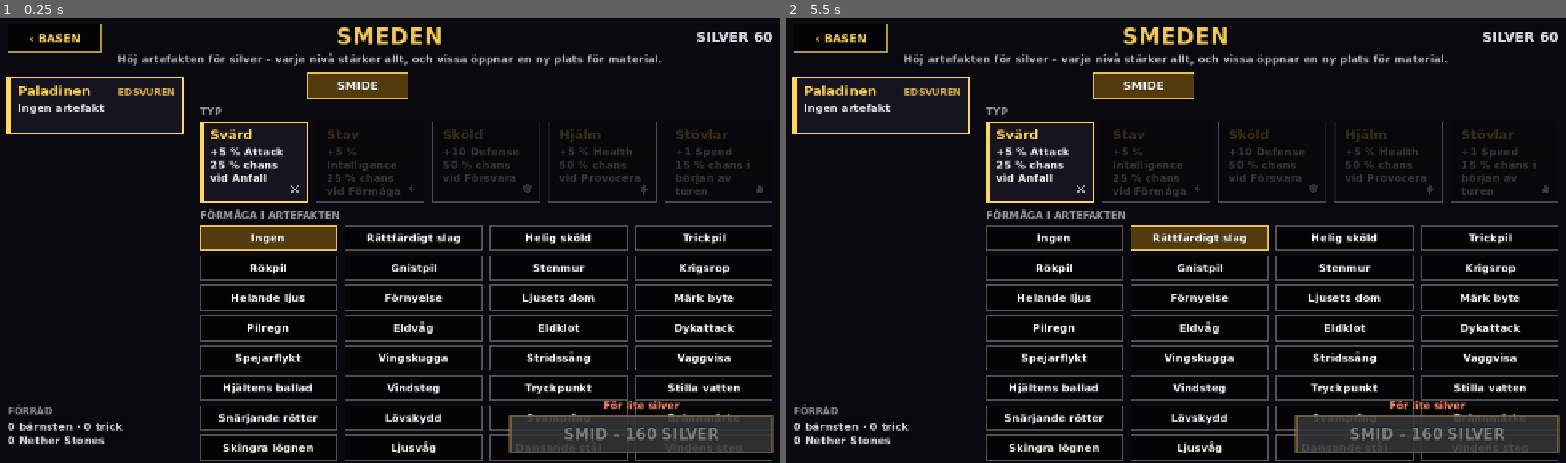
Above: before the commit, frames 1-2 (left to right).
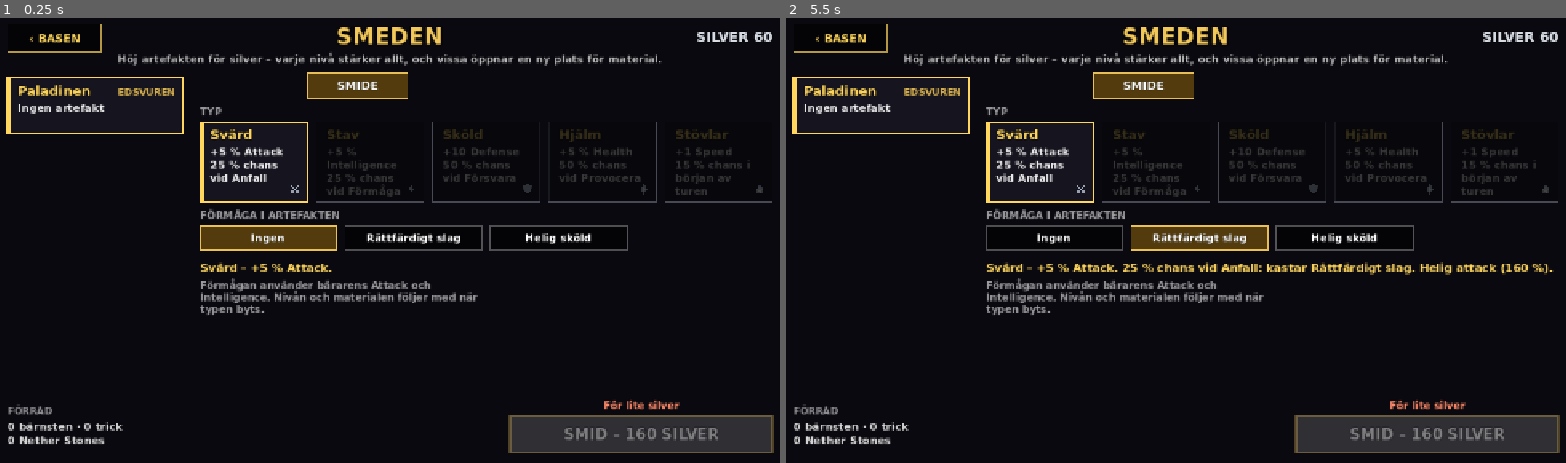
Above: after the commit, the same moments.

Repository: broklyn777/de-edsvurna
Game: Godot game, scene res://scenes/smith.tscn
The game is run twice, just before and just after one commit, with the same random seed, the same clock (stepped at 60 frames per second) and the same inputs. This scene is started directly instead of the project's main scene.
Inputs (mouse positions are in pixels of both pictures, inside the frame that each line leads up to):
- Up to frame 1 (0.25 s): no input
- Up to frame 2 (5.5 s): tap Enter at 0.5, 2, 3.5 s; move the mouse to (1355, 213) at 0.52 s; tap 1 at 0.6 s; click (1355, 213) at 0.67 s; tap Space at 1.25, 2.75, 4.25 s; drag from (1012, 258) to (1137, 329) at 1.27 s; move the mouse to (1254, 138) at 2.02 s; tap 3 at 2.1 s; drag from (1137, 329) to (934, 169) at 2.77 s; move the mouse to (1417, 307) at 3.52 s; hold A 3.53-4.25 s; tap 5 at 3.6 s; drag from (934, 169) to (1059, 124) at 4.27 s; move the mouse to (1215, 236) at 5.02 s; hold A from 5.03 s (still down); tap Keypad Enter at 5.1 s; click (1215, 236) at 5.17 s

The runs differ from the first frame. In frame 1, 6.5% of the frame differs, in the area x 25-99%, y 46-100%; in frame 2, 7.1%.

Commit message:
Bring 0.23.0 together: docs, version and the smith's ability list from your own heroes
Co-Authored-By: Claude Opus 5.5 <noreply@anthropic.com>

Diff:
--- a/scripts/game/run.gd
+++ b/scripts/game/run.gd
@@ -164,6 +164,20 @@
 			dev_profile = true
 			profile = Profile.new()
 			state = RunState.new_run(profile, data)
+		elif arg == "--rescue-demo":
+			# --rescue-demo: rumskartan med befrielsedialogen för Alva och hennes makroförslag (sparas inte)
+			dev_profile = true
+			profile = Profile.new()
+			profile.recruit(data, "imma")
+			profile.set_party(["imma"])
+			state = RunState.new_run(profile, data)
+			state.start_expedition(data, 3)
+			profile.recruit(data, "alva")
+			state.party.append("alva")
+			state.add_charges_for(data, "alva")
+			last_recruit = "alva"
+			pending_rescue = "Syster Alva befrias! Präst, Klok. Följer med direkt (nivå 1)."
+			get_tree().change_scene_to_file.call_deferred(ROOM_MAP_SCENE)
 		elif arg == "--forge-demo":
 			# --forge-demo: en påhittad profil för Smeden (sparas inte): Brokks sköld på nivå 7 med material,
 			# ett förråd och några Nether Stones. Med --smith öppnas Smeden direkt.
--- a/scripts/screens/smith_screen.gd
+++ b/scripts/screens/smith_screen.gd
@@ -72,10 +72,10 @@
 	return not run.profile.intro_done and t != "sword"
 
 
-## Förmågor som kan sättas i en artefakt: alla hjältars förmågor.
+## Förmågor som kan sättas i en artefakt: alla förmågor hos Paladinen och följeslagarna man har.
 func _abilities() -> Array:
 	var out: Array = [""]
-	for hero_id in run.data.heroes:
+	for hero_id in _heroes():  # 0.23: förmågorna hos de hjältar man har
 		for a in run.data.heroes[hero_id].get("abilities", []):
 			if not out.has(a):
 				out.append(a)
Not shown, changed: export_presets.cfg
Not shown, changed: CLAUDE.md
Not shown, changed: docs/ordlista.md
